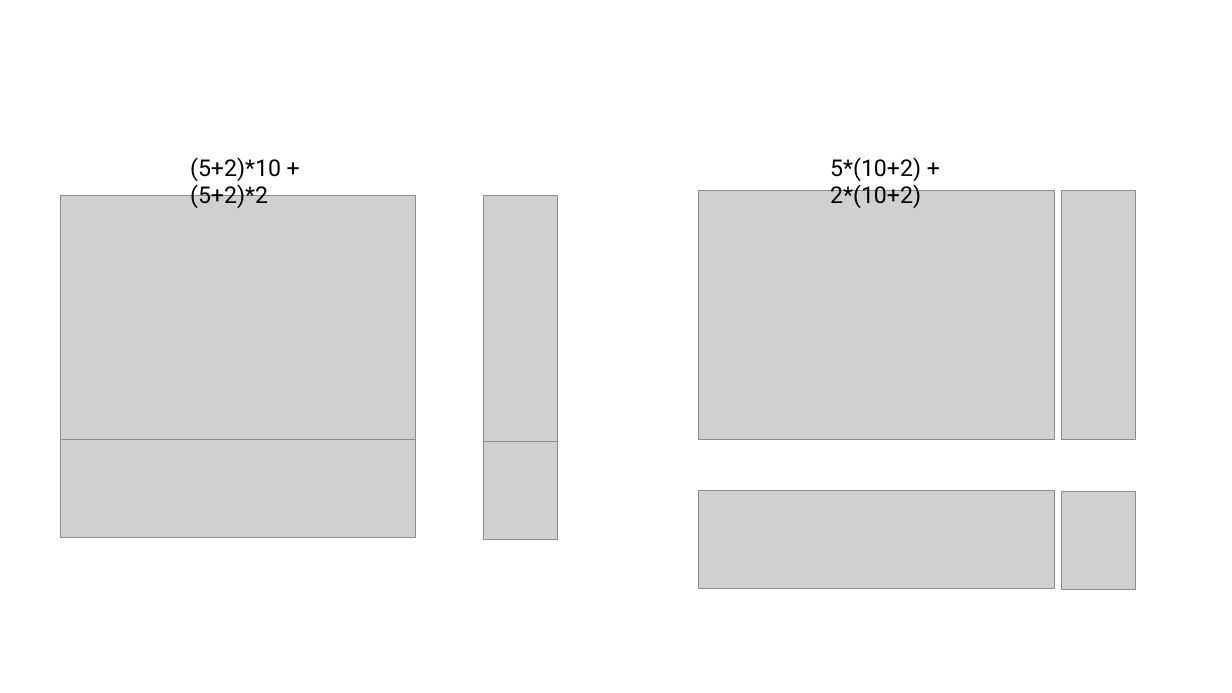
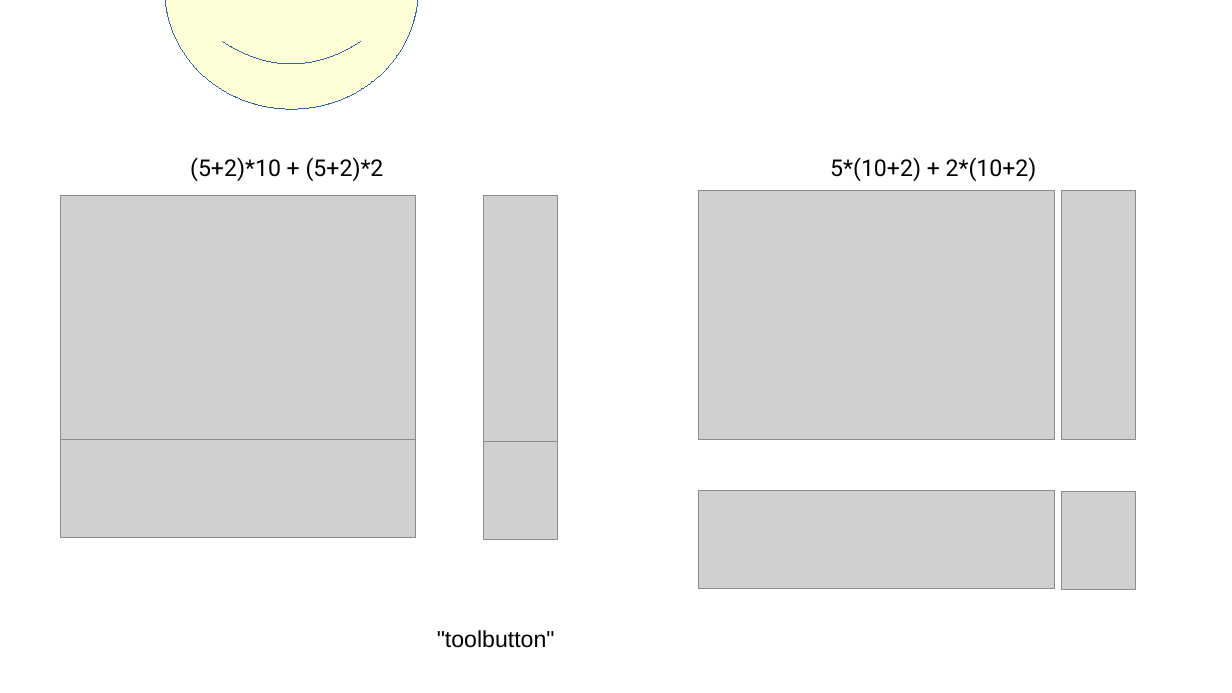
Before and after one commit to MismatchEta/divomath-VAMs, a slide deck: slide 8 of v4.0.0/Überlegungen_Rechteckfeld_250430.pptx. Drawn at 1232x693 pixels with LibreOffice and Linux fonts; fonts in the diff are those of the drawing; grey boxes stand for pictures. Boxes give left, top, right and bottom in pixels: in the first picture for what was removed or moved away, otherwise in the second. Text is boxed around its words. In the diff, an @@ line names an element or a change of style, - is before the commit and + after.

```diff
--- a/v4.0.0/Überlegungen_Rechteckfeld_250430.pptx
+++ b/v4.0.0/Überlegungen_Rechteckfeld_250430.pptx
@@ smiley face added at (x1=165, y1=0, x2=419, y2=109), fill #FFFFD7, outline #3465A4 0 pt @@
@@ text "(5+2)*10 + (5+2)*2" rewrapped from (x1=190, y1=157, x2=281, y2=208) to (x1=190, y1=157, x2=384, y2=181) @@
@@ text "5*(10+2) + 2*(10+2)" rewrapped from (x1=830, y1=157, x2=921, y2=208) to (x1=830, y1=157, x2=1037, y2=181) @@
@@ text added at (x1=437, y1=630, x2=555, y2=648), 18 pt, text #000000 @@
+"toolbutton"
```
Also in this commit, not shown: 16 other slides changed, 16 other files.
